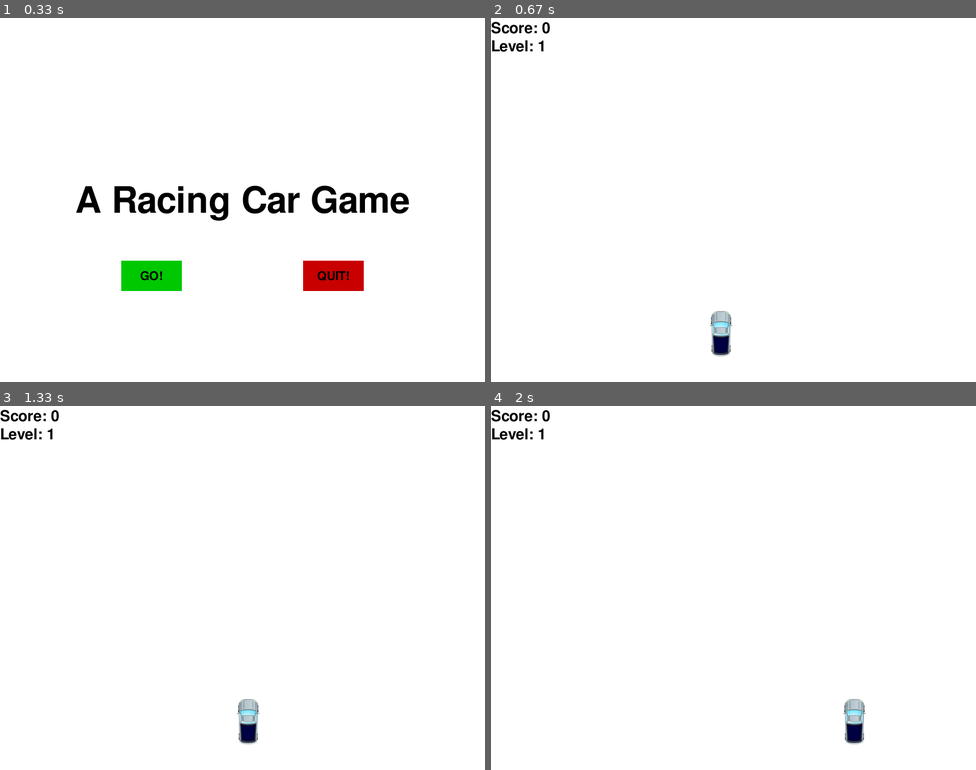
Above: before the commit, frames 1-4 (two rows, left to right).
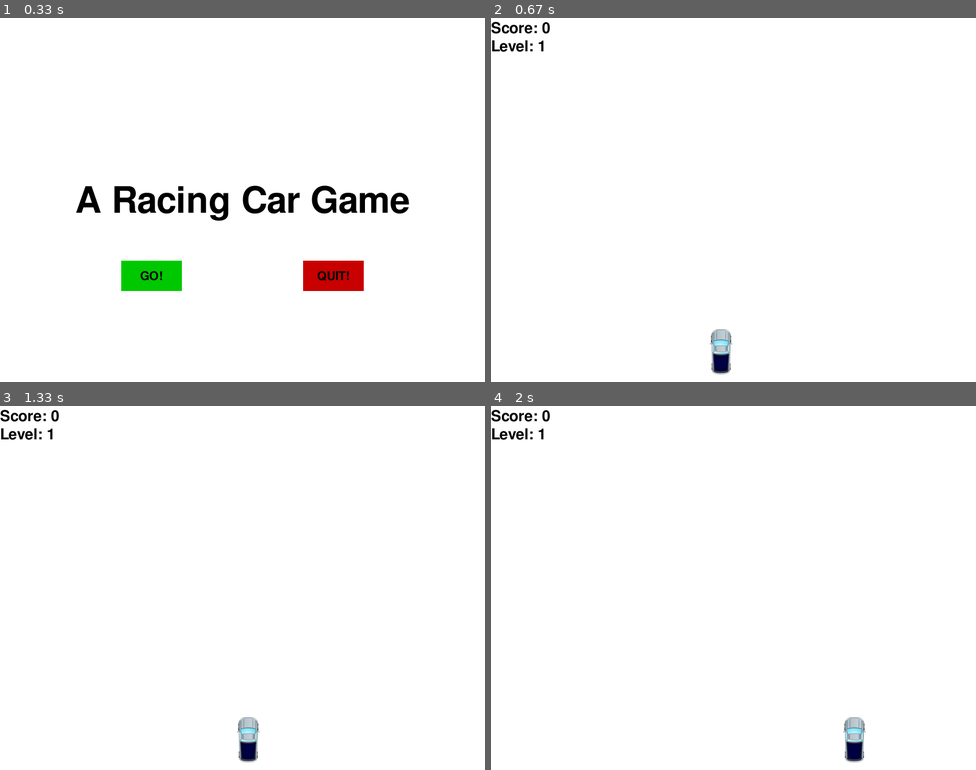
Above: after the commit, the same moments.

Repository: yan-ren/Pygame_playground
Game: pygame game, started from racing_car/racing.py
Two runs of this game, one before a commit and one after it. Both use one fixed random seed, a clock stepped at 60 frames per second and the inputs below.
Inputs (mouse positions are in pixels of both pictures, inside the frame that each line leads up to):
- Up to frame 1 (0.33 s): no input
- Up to frame 2 (0.67 s): click "GO!" at 0.38 s
- Up to frame 3 (1.33 s): hold P 0.67-1.13 s; hold Right 0.67-1.13 s; move the mouse to (92, 675) at 0.7 s; click "Continue!" at 1.22 s
- Up to frame 4 (2 s): hold Right 1.5-1.97 s; move the mouse to (752, 708) at 1.53 s

Frame 1 is identical in both runs. In frame 2, 0.7% of the frame differs, in the area x 45-50%, y 80-98%; in frame 3, 0.7%; in frame 4, 0.7%.

Commit message:
add Car and Block class

Diff:
--- /dev/null
+++ b/racing_car/modules/block.py
@@ -0,0 +1,19 @@
+import random
+from modules import constants
+
+
+class Block:
+    def __init__(self, width, height, color, x, y, speed=7):
+        self.width = width
+        self.height = height
+        self.color = color
+        self.x = x
+        self.y = y
+        self.speed = speed
+        self.initial_speed = speed
+
+    def change_y(self):
+        self.y += self.speed
+
+    def random_x(self):
+        self.x = random.randint(0, constants.WINDOW_WIDTH)
--- /dev/null
+++ b/racing_car/modules/car.py
@@ -0,0 +1,18 @@
+from modules import constants
+
+
+class Car:
+    def __init__(self, x=0.45, y=0.8, x_move=0):
+        self.x = constants.WINDOW_WIDTH * x
+        self.y = constants.WINDOW_HEIGHT * y
+        self.x_move = x_move
+        self.x_start = self.x
+        self.y_start = self.y
+
+    def restore(self):
+        self.x = self.x_start
+        self.y = self.y_start
+        self.x_move = 0
+
+    def change_x(self):
+        self.x += self.x_move
--- a/racing_car/modules/utils.py
+++ b/racing_car/modules/utils.py
@@ -20,3 +20,11 @@
         return constants.MAX_SPEED
     else:
         return current_speed * level
+
+
+def crash_detection(car, car_img, block):
+    if car.y < block.y + block.height:
+        if block.x < car.x < block.x + block.width or \
+                block.x < car.x + car_img.get_rect().width < block.x + block.width:
+            return True
+    return False
--- a/racing_car/racing.py
+++ b/racing_car/racing.py
@@ -2,6 +2,8 @@
 import random
 from modules.constants import *
 from modules import utils
+from modules.car import Car
+from modules.block import Block
 
 pygame.init()
 crash_sound = pygame.mixer.Sound("audio/Crash.wav")
@@ -9,7 +11,7 @@
 display = pygame.display.set_mode((WINDOW_WIDTH, WINDOW_HEIGHT))
 pygame.display.set_caption('Race Car')
 clock = pygame.time.Clock()
-car = pygame.image.load('img/car1.png').convert_alpha()
+car1_img = pygame.image.load('img/car1.png').convert_alpha()
 pygame.display.set_icon(pygame.image.load('img/car_icon.png').convert_alpha())
 
 
@@ -25,12 +27,108 @@
     display.blit(text, (0, 30))
 
 
-def draw_block(x, y, width, height, color):
-    pygame.draw.rect(display, color,(x, y, width, height))
-
-
-def place_car(x, y):
-    display.blit(car, (x, y))
+def draw_block(block):
+    pygame.draw.rect(display, block.color, (block.x, block.y, block.width, block.height))
+
+
+def place_car(car, car_img):
+    display.blit(car_img, (car.x, car.y))
+
+
+def message_display(msg):
+    text_style = pygame.font.Font('fonts/freesansbold.ttf', 100)
+    text_surf = text_style.render(msg, True, BLACK)
+    text_rect = text_surf.get_rect()
+    text_rect.center = (WINDOW_WIDTH / 2, WINDOW_HEIGHT / 2)
+    display.blit(text_surf, text_rect)
+    pygame.display.update()
+
+
+def button(x, y, width, height, text, normal_color, hover_color):
+    mouse = pygame.mouse.get_pos()
+    click = pygame.mouse.get_pressed()
+
+    if x < mouse[0] < x + width and y < mouse[1] < y + height:
+        pygame.draw.rect(display, hover_color, (x, y, width, height))
+        if click[0]:
+            return 1
+    else:
+        pygame.draw.rect(display, normal_color, (x, y, width, height))
+
+    text_style = pygame.font.Font('fonts/freesansbold.ttf', 20)
+    text_surf = text_style.render(text, True, BLACK)
+    text_rect = text_surf.get_rect()
+    text_rect.center = (x + width / 2, y + height / 2)
+    display.blit(text_surf, text_rect)
+
+
+def start_menu():
+    start_game = False
+    btn_width = 100
+    btn_height = 50
+    start_btn_x = WINDOW_WIDTH / 4
+    quit_btn_x = WINDOW_WIDTH - WINDOW_WIDTH / 4 - btn_width
+    start_btn_y = quit_btn_y = WINDOW_HEIGHT / 6 * 4
+
+    while not start_game:
+        # event handling
+        for event in pygame.event.get():
+            if event.type == pygame.QUIT:
+                pygame.quit()
+                sys.exit()
+
+        # display
+        display.fill(WHITE)
+        text_style = pygame.font.Font('fonts/freesansbold.ttf', 60)
+        text_surf = text_style.render("A Racing Car Game", True, BLACK)
+        text_rect = text_surf.get_rect()
+        text_rect.center = (WINDOW_WIDTH / 2, WINDOW_HEIGHT / 2)
+        display.blit(text_surf, text_rect)
+        clicked = button(start_btn_x, start_btn_y, btn_width, btn_height, "GO!", DARK_GREEN, GREEN)
+        if clicked:
+            start_game = True
+        clicked = button(quit_btn_x, quit_btn_y, btn_width, btn_height, "QUIT!", DARK_RED, RED)
+        if clicked:
+            pygame.quit()
+            sys.exit()
+        pygame.display.update()
+
+        # FPS
+        clock.tick(FPS)
+
+
+def pause():
+    paused = True
+    btn_width = 100
+    btn_height = 50
+    pause_btn_x = WINDOW_WIDTH / 4
+    quit_btn_x = WINDOW_WIDTH - WINDOW_WIDTH / 4 - btn_width
+    pause_btn_y = quit_btn_y = WINDOW_HEIGHT / 6 * 4
+
+    pygame.mixer.music.pause()
+    message_display("Paused!")
+
+    while paused:
+        # event handling
+        for event in pygame.event.get():
+            if event.type == pygame.QUIT:
+                pygame.quit()
+                sys.exit()
+
+        # display
+        clicked = button(pause_btn_x, pause_btn_y, btn_width, btn_height, "Continue!", DARK_GREEN, GREEN)
+        if clicked:
+            paused = False
+        clicked = button(quit_btn_x, quit_btn_y, btn_width, btn_height, "QUIT!", DARK_RED, RED)
+        if clicked:
+            pygame.quit()
+            sys.exit()
+        pygame.display.update()
+
+        # FPS
+        clock.tick(FPS)
+
+    pygame.mixer.music.unpause()
 
 
 def crash():
@@ -69,112 +167,10 @@
     game_loop()
 
 
-def message_display(msg):
-    text_style = pygame.font.Font('fonts/freesansbold.ttf', 100)
-    text_surf = text_style.render(msg, True, BLACK)
-    text_rect = text_surf.get_rect()
-    text_rect.center = (WINDOW_WIDTH / 2, WINDOW_HEIGHT / 2)
-    display.blit(text_surf, text_rect)
-    pygame.display.update()
-
-
-def button(x, y, width, height, text, normal_color, hover_color):
-    mouse = pygame.mouse.get_pos()
-    click = pygame.mouse.get_pressed()
-
-    if x < mouse[0] < x + width and y < mouse[1] < y + height:
-        pygame.draw.rect(display, hover_color, (x, y, width, height))
-        if click[0]:
-            return 1
-    else:
-        pygame.draw.rect(display, normal_color, (x, y, width, height))
-
-    text_style = pygame.font.Font('fonts/freesansbold.ttf', 20)
-    text_surf = text_style.render(text, True, BLACK)
-    text_rect = text_surf.get_rect()
-    text_rect.center = (x + width / 2, y + height / 2)
-    display.blit(text_surf, text_rect)
-
-
-def start_menu():
-    start_game = False
-    btn_width = 100
-    btn_height = 50
-    start_btn_x = WINDOW_WIDTH / 4
-    quit_btn_x = WINDOW_WIDTH - WINDOW_WIDTH / 4 - btn_width
-    start_btn_y = quit_btn_y = WINDOW_HEIGHT / 6 * 4
-
-    while not start_game:
-        # event handling
-        for event in pygame.event.get():
-            if event.type == pygame.QUIT:
-                pygame.quit()
-                sys.exit()
-
-        # display
-        display.fill(WHITE)
-        text_style = pygame.font.Font('fonts/freesansbold.ttf', 60)
-        text_surf = text_style.render("A Racing Car Game", True, BLACK)
-        text_rect = text_surf.get_rect()
-        text_rect.center = (WINDOW_WIDTH / 2, WINDOW_HEIGHT / 2)
-        display.blit(text_surf, text_rect)
-        clicked = button(start_btn_x, start_btn_y, btn_width, btn_height, "GO!", DARK_GREEN, GREEN)
-        if clicked:
-            start_game = True
-        clicked = button(quit_btn_x, quit_btn_y, btn_width, btn_height, "QUIT!", DARK_RED, RED)
-        if clicked:
-            pygame.quit()
-            sys.exit()
-        pygame.display.update()
-
-        # FPS
-        clock.tick(FPS)
-
-
-def pause():
-    paused = True
-    btn_width = 100
-    btn_height = 50
-    pause_btn_x = WINDOW_WIDTH / 4
-    quit_btn_x = WINDOW_WIDTH - WINDOW_WIDTH / 4 - btn_width
-    pause_btn_y = quit_btn_y = WINDOW_HEIGHT / 6 * 4
-
-    pygame.mixer.music.pause()
-    message_display("Paused!")
-
-    while paused:
-        # event handling
-        for event in pygame.event.get():
-            if event.type == pygame.QUIT:
-                pygame.quit()
-                sys.exit()
-
-        # display
-        clicked = button(pause_btn_x, pause_btn_y, btn_width, btn_height, "Continue!", DARK_GREEN, GREEN)
-        if clicked:
-            paused = False
-        clicked = button(quit_btn_x, quit_btn_y, btn_width, btn_height, "QUIT!", DARK_RED, RED)
-        if clicked:
-            pygame.quit()
-            sys.exit()
-        pygame.display.update()
-
-        # FPS
-        clock.tick(FPS)
-
-    pygame.mixer.music.unpause()
-
-
 def game_loop():
     game_exit = False
-    car_x = WINDOW_WIDTH * 0.45
-    car_y = WINDOW_HEIGHT * 0.8
-    car_x_change = 0
-    block_x = random.randint(0, WINDOW_WIDTH)
-    block_y = -WINDOW_HEIGHT
-    block_speed = 7
-    block_width = 100
-    block_height = 100
+    car1 = Car(0.45, 0.85, 0)
+    block_black_1 = Block(100, 100, BLACK, random.randint(0, WINDOW_WIDTH), -WINDOW_HEIGHT, 7)
     score = 0
     level = 1
 
@@ -187,41 +183,41 @@
                 game_exit = True
             if event.type == pygame.KEYDOWN:
                 if event.key == pygame.K_LEFT:
-                    car_x_change = -5
+                    car1.x_move = -5
                 elif event.key == pygame.K_RIGHT:
-                    car_x_change = 5
+                    car1.x_move = 5
                 elif event.key == pygame.K_p:
                     pause()
 
             if event.type == pygame.KEYUP:
                 if event.key == pygame.K_RIGHT or event.key == pygame.K_LEFT:
-                    car_x_change = 0
+                    car1.x_move = 0
 
         # movement variable
-        car_x += car_x_change
-        block_y += utils.calculate_speed(block_speed, level)
+        car1.change_x()
+        block_black_1.speed = utils.calculate_speed(block_black_1.speed, level)
+        block_black_1.change_y()
 
         # movement variable handling
         # car crashes on edge
-        if car_x < 0 or car_x > (WINDOW_WIDTH - car.get_rect().width):
+        if car1.x < 0 or car1.x > (WINDOW_WIDTH - car1_img.get_rect().width):
             crash()
             game_exit = True
         # car crashes on blocks
-        if car_y < block_y + block_height:
-            if block_x < car_x < block_x + block_width or block_x < car_x + car.get_rect().width < block_x + block_width:
-                crash()
-                game_exit = True
+        if utils.crash_detection(car1, car1_img, block_black_1):
+            crash()
+            game_exit = True
         # block passes car, initialize block position
-        if block_y > WINDOW_HEIGHT:
-            block_y = -WINDOW_HEIGHT
-            block_x = random.randint(0, WINDOW_WIDTH)
+        if block_black_1.y > WINDOW_HEIGHT:
+            block_black_1.y = -WINDOW_HEIGHT
+            block_black_1.x = random.randint(0, WINDOW_WIDTH)
             score += 1
             level = utils.calculate_level(score)
 
         # display
         display.fill(WHITE)
-        place_car(car_x, car_y)
-        draw_block(block_x, block_y, block_width, block_height, BLACK)
+        place_car(car1, car1_img)
+        draw_block(block_black_1)
         display_score(score)
         display_level(level)
         pygame.display.update()
Not shown, changed: racing_car/README.md
Not shown, changed: .gitignore
